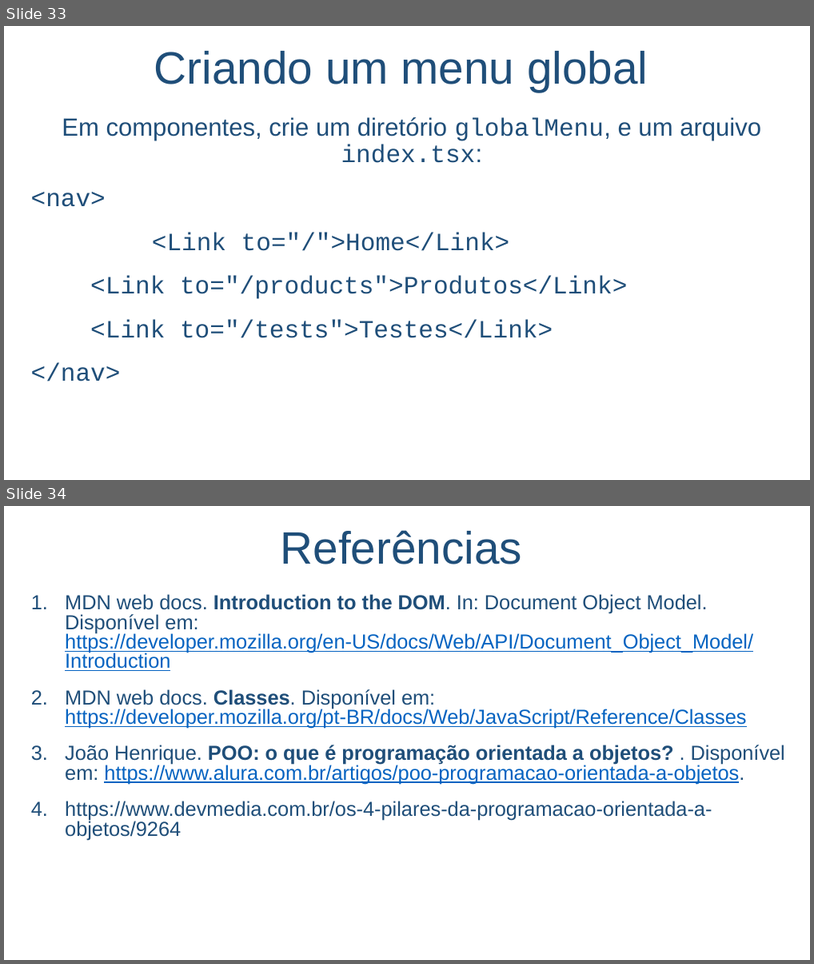
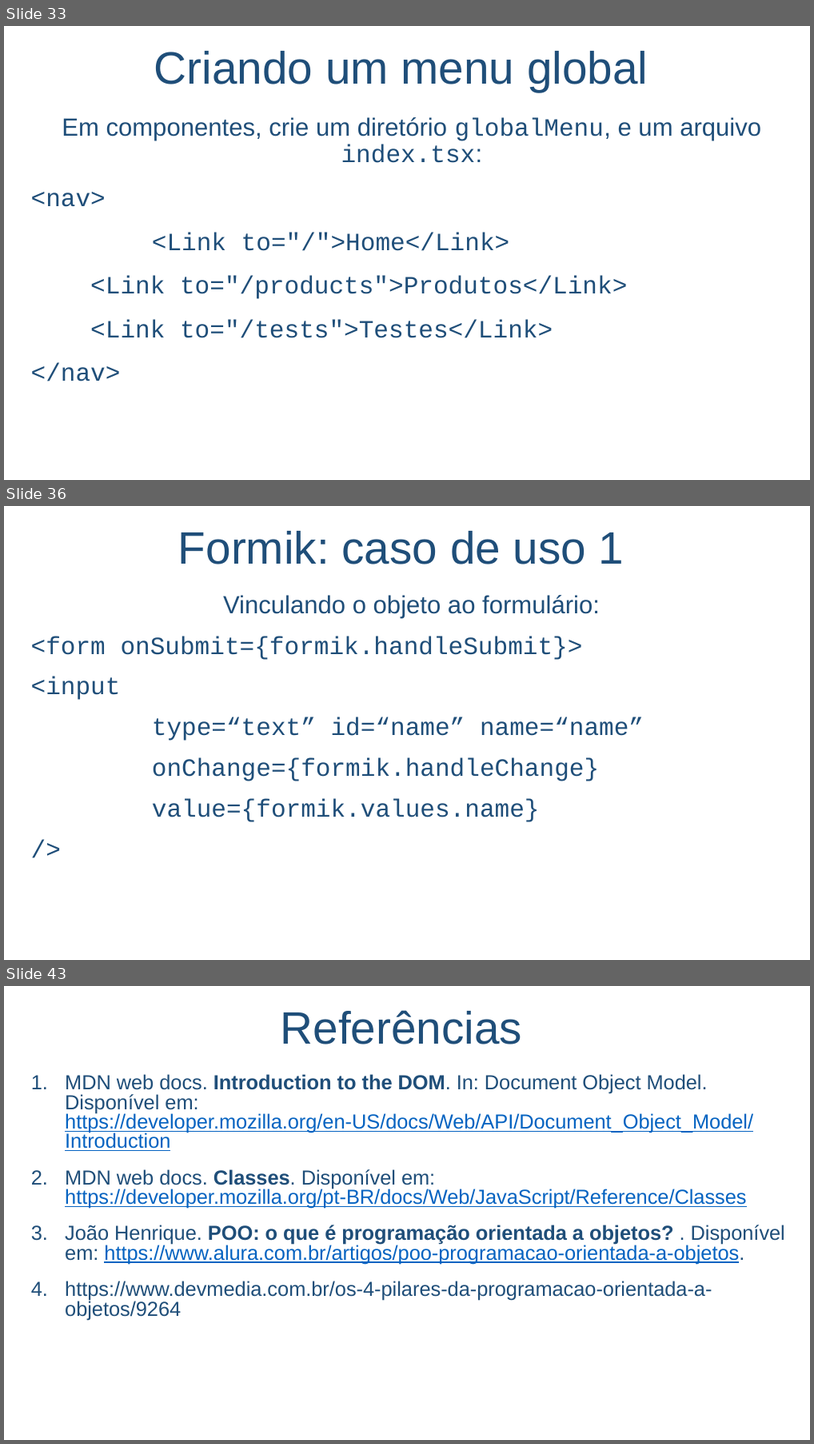
Before and after one commit to salmo-jr/public-slides, a slide deck: React.pptx. Shown one above the other, each under a label of ours: slides 33 and 34 before the commit, slides 33, 36 and 43 after it; the slides between them are not shown. The pictures are 814x964 and 814x1444 pixels, drawn with LibreOffice and Linux fonts; fonts in the diff are those of the drawing; background and template pictures are left out. Boxes give left, top, right and bottom in pixels: in the first picture for what was removed or moved away, otherwise in the second. Text is boxed around its words. In the diff, an @@ line names an element or a change of style, - is before the commit and + after.

```diff
--- a/React.pptx
+++ b/React.pptx
@@ slide 36 added at (x1=4, y1=506, x2=810, y2=960), background picture (left out) @@
@@ text added at (x1=178, y1=531, x2=625, y2=564), 54 pt, text #1F4E79 @@
+Formik: caso de uso 1
@@ text added at (x1=31, y1=595, x2=644, y2=822), 29.6 pt, text #1F4E79 @@
+Vinculando o objeto ao formulário:
+<form onSubmit={formik.handleSubmit}>
+<input
+type=“text” id=“name” name=“name”
+onChange={formik.handleChange}
+value={formik.values.name}
+/>
@@ what was slide 34 is now slide 43 @@
```
Also in this commit, not shown: 1 slide changed, 8 other slides added, 1 other file.
